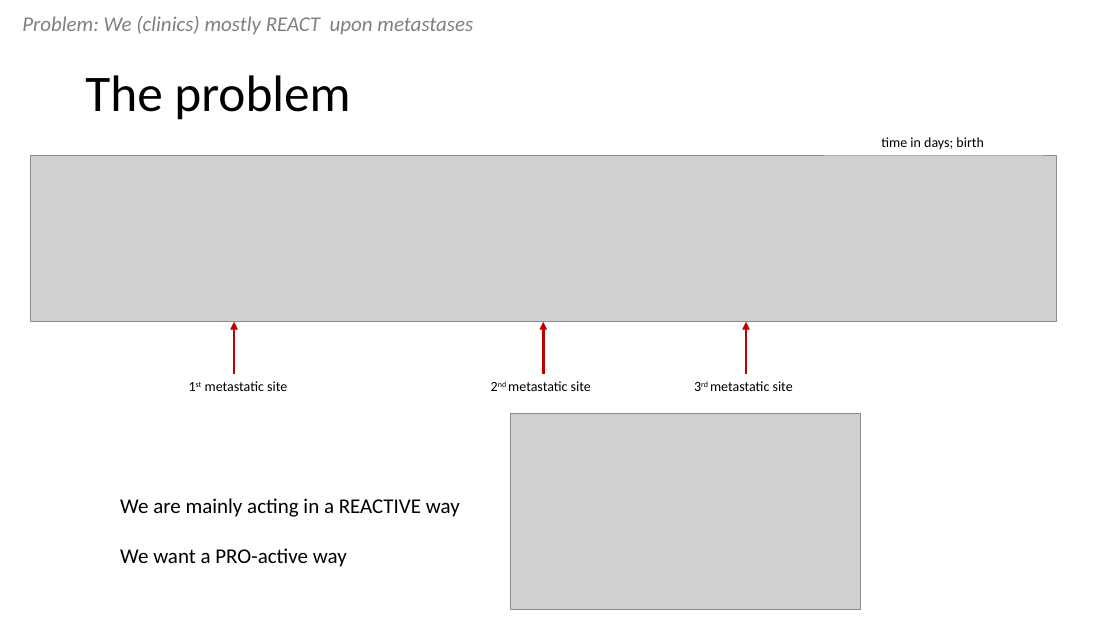
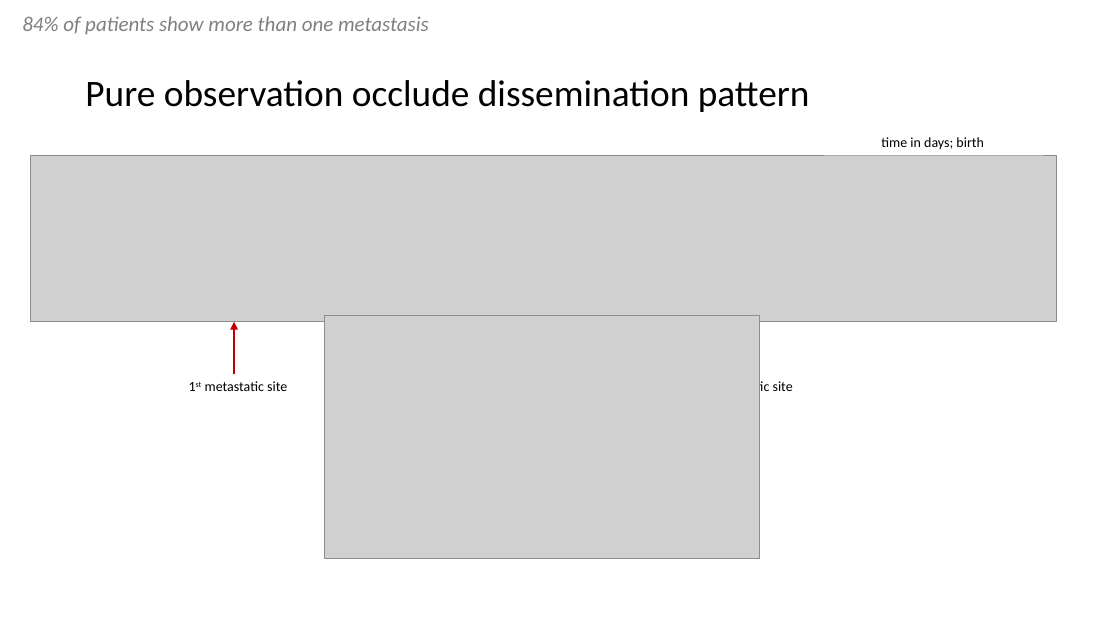
Before and after one commit to chris-kreitzer/Tropism-Timing, a slide deck: slide 3 of Tropism_Timing.pptx (slide 2 before the commit). Drawn at 1120x630 pixels with LibreOffice and Linux fonts; fonts in the diff are those of the drawing; grey boxes stand for pictures. Boxes give left, top, right and bottom in pixels: in the first picture for what was removed or moved away, otherwise in the second. Text is boxed around its words. In the diff, an @@ line names an element or a change of style, - is before the commit and + after.

```diff
--- a/Tropism_Timing.pptx
+++ b/Tropism_Timing.pptx
@@ text at (22, 16, 429, 35): text changed @@
-Problem: We (clinics) mostly REACT upon metastases
+84% of patients show more than one metastasis
@@ title at (85, 80, 810, 112): text changed; size 44 to 32 pt @@
-The problem
+Pure observation occlude dissemination pattern
@@ picture: place and size @@
-picture at (511, 413, 861, 609)
+picture at (324, 315, 760, 559)
@@ arrow removed from (544, 374) to (544, 322) @@
@@ arrow removed from (746, 374) to (746, 322) @@
@@ text removed at (508, 381, 591, 391) @@
-2nd metastatic site
@@ text removed at (120, 498, 460, 567) @@
-We are mainly acting in a REACTIVE way
-We want a PRO-active way
```
Also in this commit, not shown: 8 other slides changed, 5 slides added, 3 slides removed.
